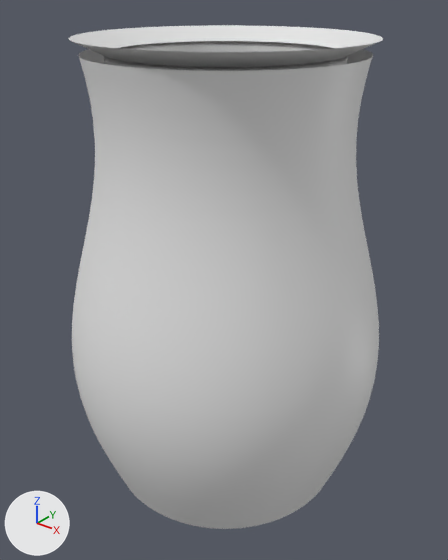
What one commit did to the glTF model models/vases/vase3.glb.
One viewpoint serves both versions: a camera (50 mm lens) standing at (0.28, -0.351, 0.39) and looking at (0.001, -0.003, 0.174). Every picture has the same lights, and +X, +Y and +Z are marked at lower left. The first picture is the older version. Materials are left out; every surface is plain grey. Vertices at exactly the same position are counted once.
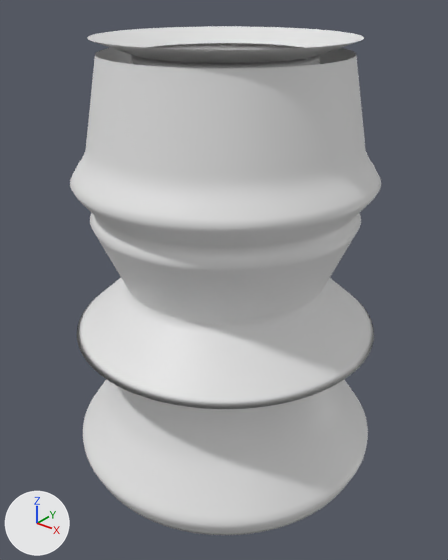
What differs and where, as boxes (x1, y1, x2, y2) in the pictures (448 x 560 px):
'Mesh_0.001', reshaped, moved, rescaled: before (68, 25, 383, 529); after (70, 26, 381, 535)

Diff of the bpy script that builds the scene:
```diff
--- a/models/vases/vase3.glb.py
+++ b/models/vases/vase3.glb.py
@@ me_mesh_0_001 @@
 # used by ob_mesh_0_001; location = (0.0, 0.0, 0.175); scale = (0.35, 0.35, 0.566)
-me_mesh_0_001.from_pydata(...)  # 21028 vertices, 41472 faces; spans x -0.357..0.357, y -0.357..0.357, z -0.3..0.318
+me_mesh_0_001.from_pydata(...)  # 21028 vertices, 41472 faces; spans x -0.125..0.125, y -0.125..0.125, z 0.005..0.355
+# me_mesh_0_001 part 1: 21028 of 21028 vertices moved; they spanned x -0.357..0.357, y -0.357..0.357, z -0.3..0.318 and now span x -0.125..0.125, y -0.125..0.125, z 0.005..0.355; mean shift (-0.001, 0.0, 0.174)
@@ ob_mesh_0_001 @@
 ob_mesh_0_001 = bpy.data.objects.new('Mesh_0.001', me_mesh_0_001)
-ob_mesh_0_001.location = (0.0, 0.0, 0.175)
-ob_mesh_0_001.scale = (0.35, 0.35, 0.566)
+ob_mesh_0_001.location = (0.0, 0.0, 0.0)
```
